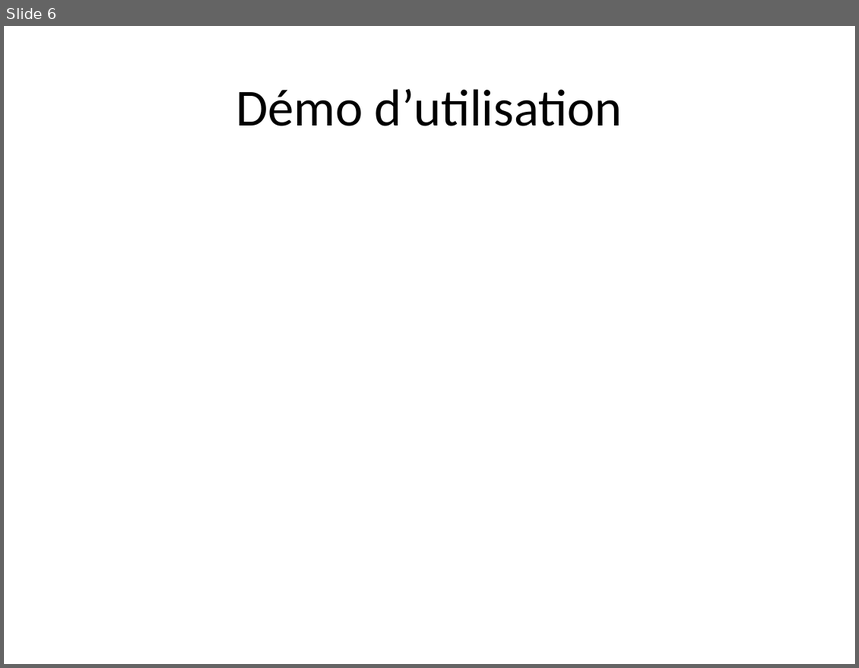
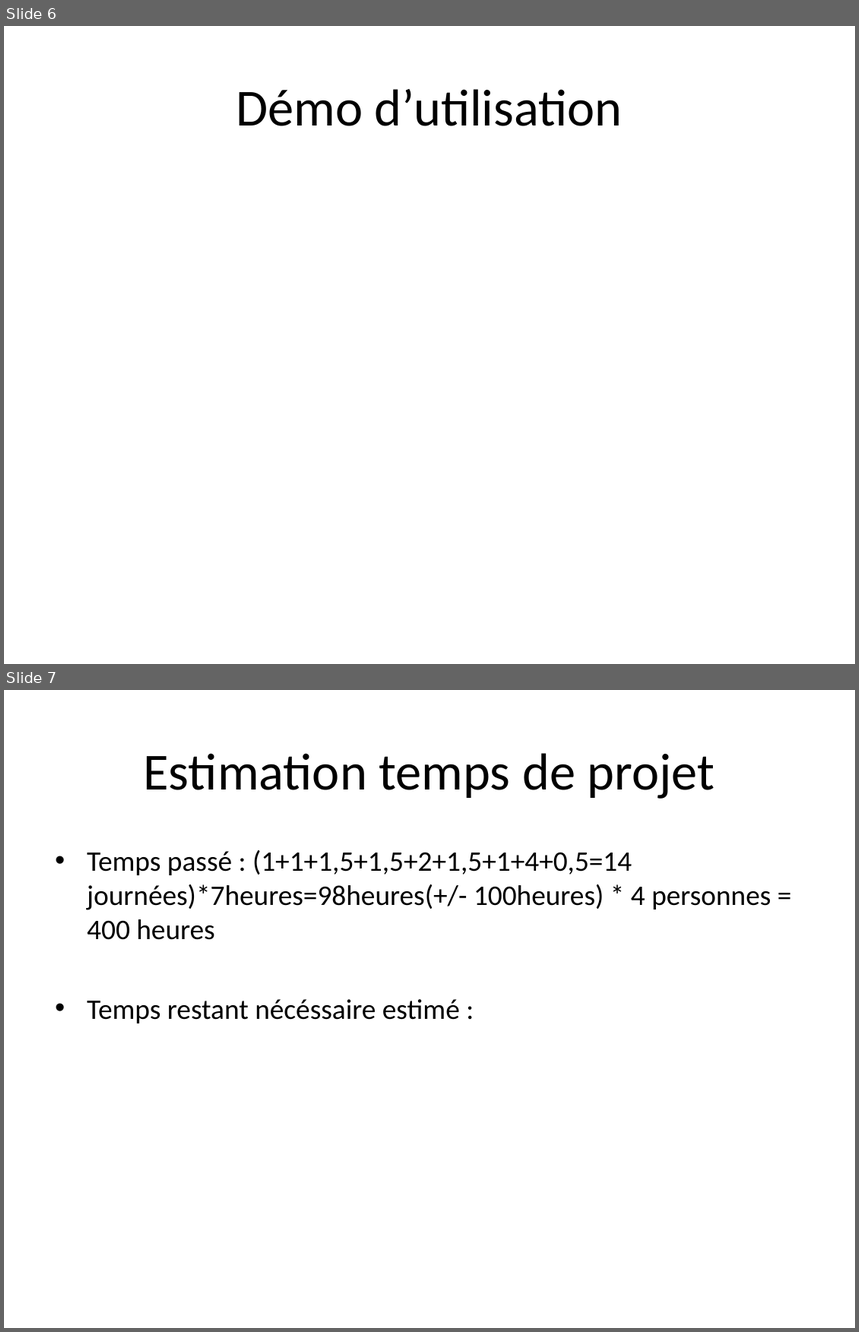
Before and after one commit to NicoPerret/projet-echec, a slide deck: Diapo présentation projet.pptx. Shown one above the other, each under a label of ours: slide 6 before the commit, slides 6 and 7 after it. The pictures are 859x668 and 859x1332 pixels, drawn with LibreOffice and Linux fonts; fonts in the diff are those of the drawing. Boxes give left, top, right and bottom in pixels: in the first picture for what was removed or moved away, otherwise in the second. Text is boxed around its words. In the diff, an @@ line names an element or a change of style, - is before the commit and + after.

Commit message:
diapo projet

```diff
--- a/Diapo présentation projet.pptx
+++ b/Diapo présentation projet.pptx
@@ slide 7 added at box(4, 690, 855, 1328), background #FFFFFF @@
@@ title added at box(144, 753, 715, 799), 44 pt, text #000000 @@
+Estimation temps de projet
@@ text added at box(87, 850, 771, 1024), 24 pt, text #000000 @@
+• Temps passé : (1+1+1,5+1,5+2+1,5+1+4+0,5=14 journées)*7heures=98heures(+/- 100heures) * 4 personnes = 400 heures
+• Temps restant nécéssaire estimé :
```
Also in this commit, not shown: 1 slide changed, 1 other file.
